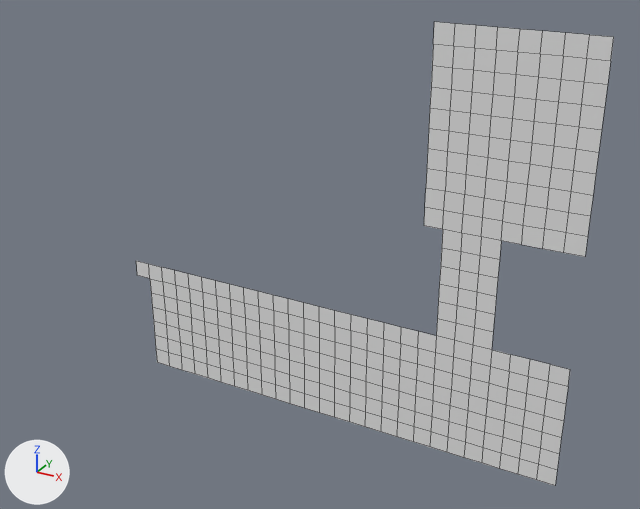
The OBJ model unity/MetroidClone/Assets/Tiled2Unity/Meshes/castle.obj as it was, and as the next commit left it.
Rendered twice from a 50 mm camera at (1.68, -8.85, -16.11) aimed at (-3.31, 0.23, -20.65). Every picture has the same lights, and +X, +Y and +Z are marked at lower left. Mesh edges are drawn as thin lines. Where no turn or scale is listed for an object, it has been applied to the vertices.

Objects in the first picture: 'castle'.
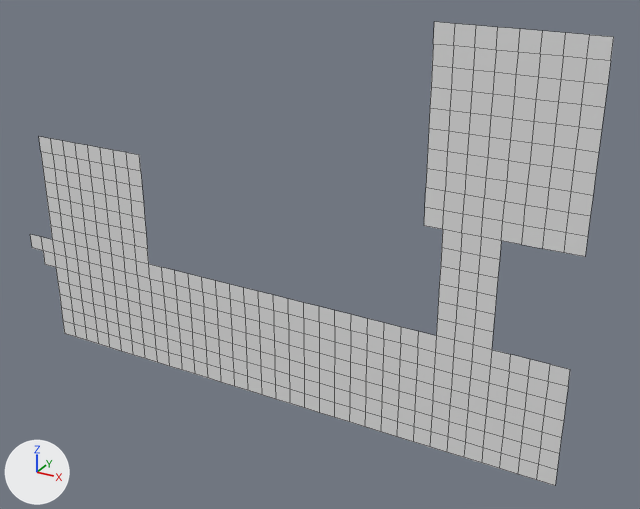
Commit message: Update castle tilemap

Location of each change, [x1, y1, x2, y2] in pixels of the pictures (640 x 509 px):
'castle', reshaped (22% wider)
    before: [136, 22, 614, 486]
    after: [30, 22, 614, 486]
part 1 of me_castle, added
    after: [30, 137, 157, 362]

The change in detail:
me_castle is used by ob_castle; location (0.0, 0.0, 0.0).
me_castle had 337 vertices, 281 faces and spanned x -6.17..0.0, y 0.0, z -22.86..-17.6.
me_castle now has 467 vertices, 395 faces and spans x -8.23..0.0, y 0.0, z -22.86..-17.6.
Part 1, on me_castle:
1 vertex is added at (-8.0, 0.0, -21.71).
8 new vertices lie (-0.23, 0.0, 0.0) away from vertices in x -6.17..-5.94, y 0.0, z -22.86..-21.26.
8 new vertices lie (-0.23, 0.0, 0.0) away from vertices in x -6.4..-6.17, y 0.0, z -22.86..-21.26.
8 new vertices lie (-0.23, 0.0, 0.0) away from vertices in x -6.63..-6.4, y 0.0, z -22.86..-21.26.
8 new vertices lie (-0.23, 0.0, 0.0) away from vertices in x -6.86..-6.63, y 0.0, z -22.86..-21.26.
6 new vertices lie (0.0, 0.0, 0.23) away from vertices in x -7.09..-5.94, y 0.0, z -21.26.
6 new vertices lie (0.0, 0.0, 0.23) away from vertices in x -7.09..-5.94, y 0.0, z -21.03.
6 new vertices lie (0.0, 0.0, 0.23) away from vertices in x -7.09..-5.94, y 0.0, z -20.8.
6 new vertices lie (0.0, 0.0, 0.23) away from vertices in x -7.09..-5.94, y 0.0, z -20.57.
6 new vertices lie (0.0, 0.0, 0.23) away from vertices in x -7.09..-5.94, y 0.0, z -20.34.
7 new vertices lie (-0.22, 0.0, 0.0) away from vertices in x -7.09, y 0.0, z -21.48..-20.11.
13 new vertices lie (-0.23, 0.0, 0.0) away from vertices in x -7.31..-6.86, y 0.0, z -22.86..-20.11.
8 new vertices lie (0.0, 0.0, 0.23) away from vertices in x -7.54..-5.94, y 0.0, z -20.11.
8 new vertices lie (0.0, 0.0, 0.22) away from vertices in x -7.54..-5.94, y 0.0, z -19.88.
9 new vertices lie (-0.23, 0.0, 0.0) away from vertices in x -7.54, y 0.0, z -21.48..-19.66.
6 new vertices lie (-0.22, 0.0, 0.0) away from vertices in x -7.09, y 0.0, z -22.86..-21.71.
8 new vertices lie (-0.23, 0.0, 0.0) away from vertices in x -7.77..-7.31, y 0.0, z -22.86..-21.26.
8 new vertices lie (-0.23, 0.0, 0.0) away from vertices in x -8.0..-7.54, y 0.0, z -22.86..-21.26.
114 new faces join them.
